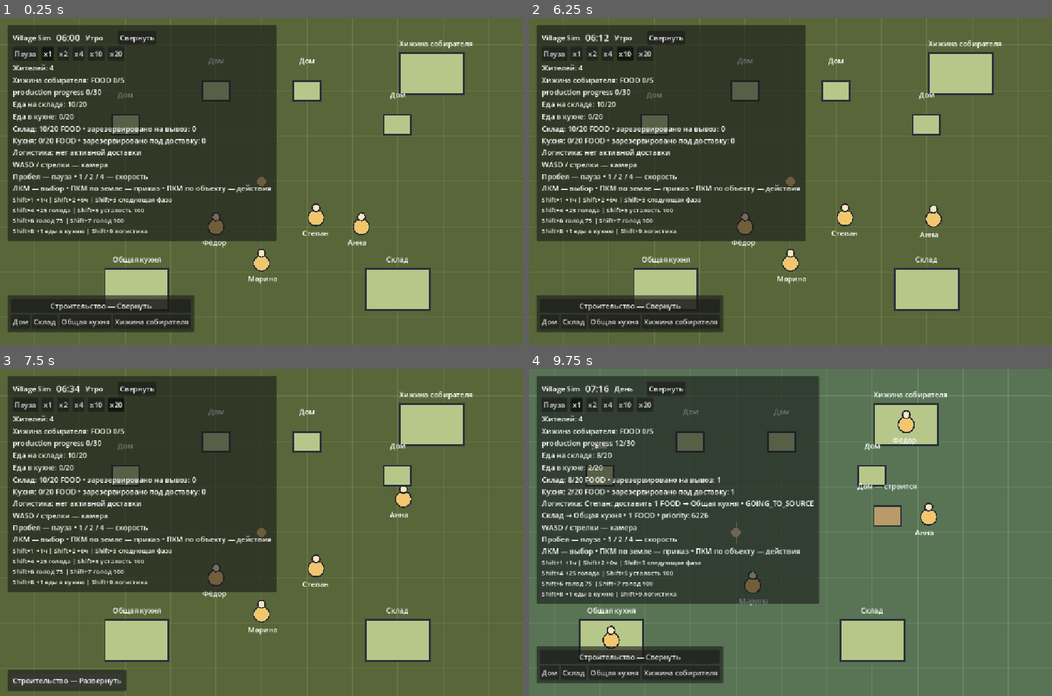
Above: before the commit, frames 1-4 (two rows, left to right).
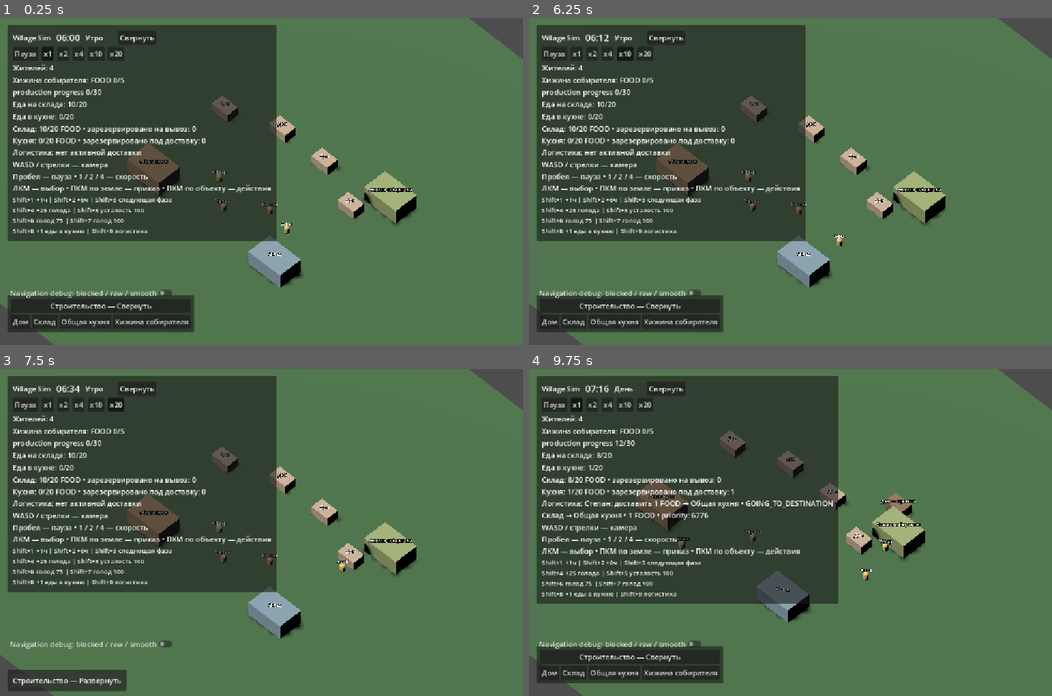
Above: after the commit, the same moments.

Repository: vladlopata5/village-sim
Game: Godot game, scene res://scenes/main_3d.tscn
Two runs of this game, one before a commit and one after it. Both use one fixed random seed, a clock stepped at 60 frames per second and the inputs below. Before the commit the project starts from res://scenes/main.tscn.
Inputs (mouse positions are in pixels of both pictures, inside the frame that each line leads up to):
- Up to frame 1 (0.25 s): no input
- Up to frame 2 (6.25 s): click "Свернуть" at 0.5 s; click "Развернуть" at 1.25 s; click "Пауза" at 2 s; click "Продолжить" at 2.75 s; click "x1" at 3.5 s; click "x2" at 4.25 s; click "x4" at 5 s; click "x10" at 5.75 s
- Up to frame 3 (7.5 s): click "x20" at 6.5 s; click "Строительство — Свернуть" at 7.25 s
- Up to frame 4 (9.75 s): click "Строительство — Развернуть" at 8 s; click "Дом" at 8.75 s; tap Enter at 9.5 s; move the mouse to (905, 516) at 9.52 s; hold D from 9.53 s (still down); tap 1 at 9.6 s; click (905, 516) at 9.67 s

The runs differ from the first frame. In frame 1, 14% of the frame differs, in the area x 0-100%, y 0-100%; in frame 2, 14%; in frame 3, 15%; in frame 4, 16%.

Commit message:
Make migrated main_3d the canonical project scene

Diff:
--- a/project.godot
+++ b/project.godot
@@ -11,7 +11,7 @@
 [application]
 
 config/name="VillageSim"
-run/main_scene="res://scenes/main.tscn"
+run/main_scene="res://scenes/main_3d.tscn"
 config/features=PackedStringArray("4.7", "Forward Plus")
 config/icon="res://icon.svg"
 
--- a/tests/test_2_5d_prototype.gd
+++ b/tests/test_2_5d_prototype.gd
@@ -28,7 +28,7 @@
 	check(Coordinates.to_world(Vector2(2, 7), 4) == Vector3(2, 4, 7), "Optional height is presentation Y")
 	check(Coordinates.to_sim(Vector3(2, 100, 7)) == Vector2(2, 7), "Height is excluded from simulation coordinates")
 	check(Coordinates.on_ground(Vector3(2, 100, 7)) == Vector3(2, 0, 7), "Ground projection removes height")
-	check(ProjectSettings.get_setting("application/run/main_scene") == "res://scenes/main.tscn", "Existing 2D main scene remains the default")
+	check(ProjectSettings.get_setting("application/run/main_scene") == "res://scenes/main_3d.tscn", "Canonical project startup uses the migrated 3D main scene")
 	var scene = load("res://scenes/prototypes/2_5d_prototype.tscn").instantiate()
 	root.add_child(scene)
 	scene.movement.set_physics_process(false)
Not shown, changed: docs/DECISIONS.md
Not shown, changed: docs/GAME_DESIGN.md
Not shown, changed: docs/PHASE_4.md
Not shown, changed: docs/ROADMAP.md
